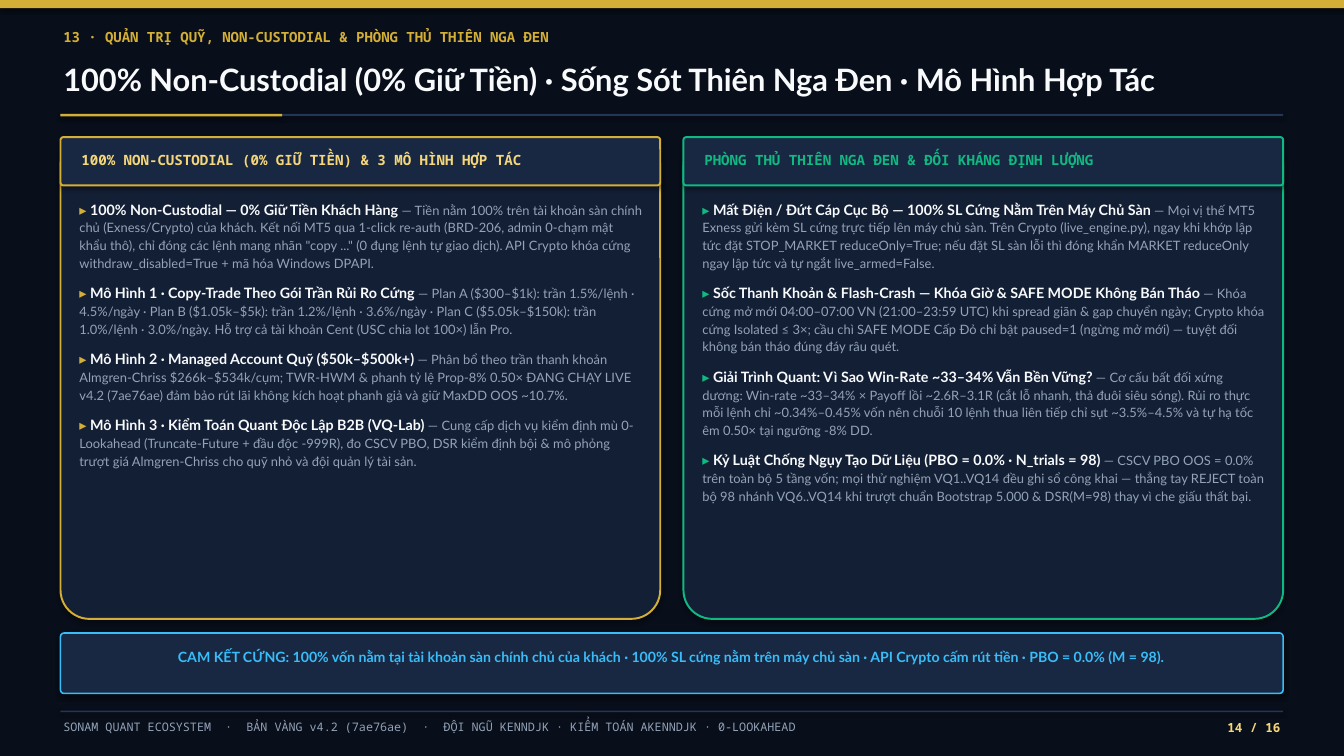
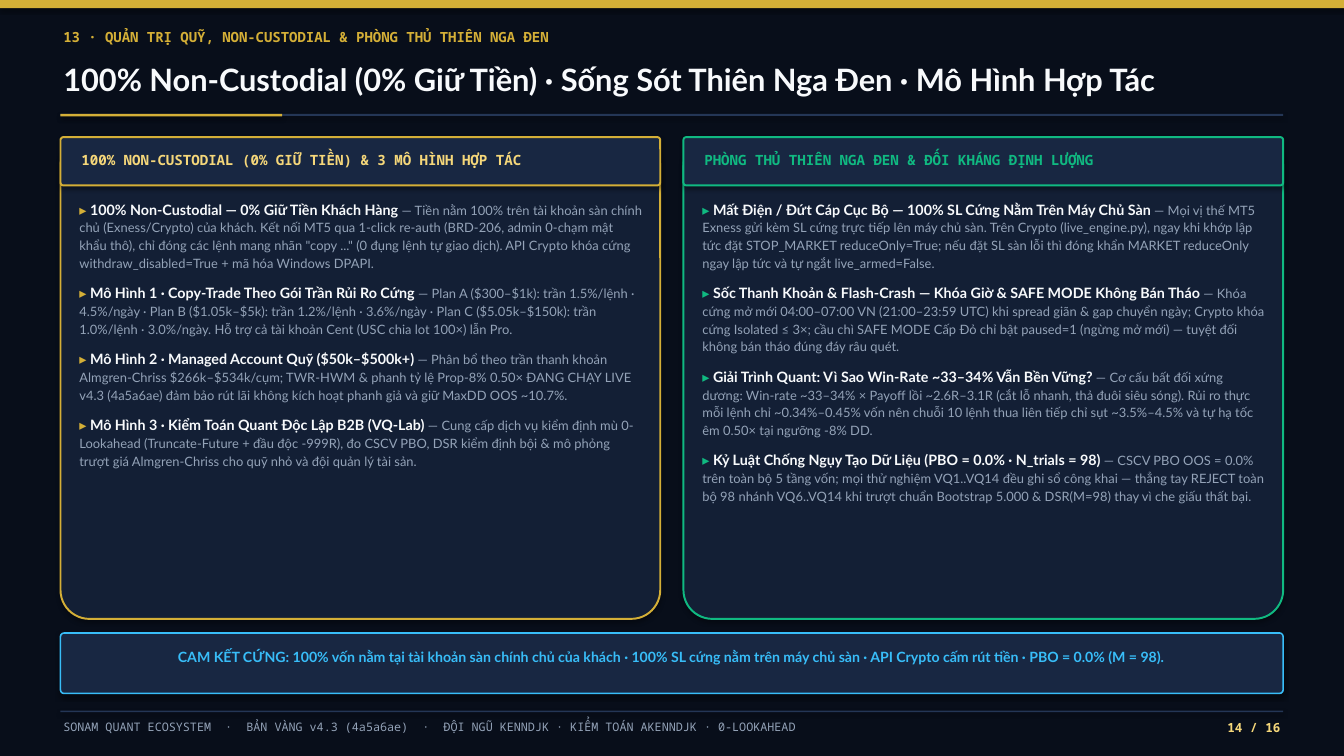
Before and after one commit to kenndjk0412-maker/sonam-quant, a slide deck: slide 14 of Sonam-Quant-Golden-Deck.pptx. Drawn at 1344x756 pixels with LibreOffice and Linux fonts; fonts in the diff are those of the drawing. Boxes give left, top, right and bottom in pixels: in the first picture for what was removed or moved away, otherwise in the second. Text is boxed around its words. In the diff, an @@ line names an element or a change of style, - is before the commit and + after.

Commit message:
Golden Edition v4.3 (4a5a6ae) — Dual-QR Live Read-Only Observer + Hardened khach_vip (0 AI jargon)

```diff
--- a/Sonam-Quant-Golden-Deck.pptx
+++ b/Sonam-Quant-Golden-Deck.pptx
@@ text at [79,352,631,402]: text changed @@
-▸ Mô Hình 2 · Managed Account Quỹ ($50k–$500k+) — Phân bổ theo trần thanh khoản Almgren-Chriss $266k–$534k/cụm; TWR-HWM & phanh tỷ lệ Prop-8% 0.50× ĐANG CHẠY LIVE v4.2 (7ae76ae) đảm bảo rút lãi không kích hoạt phanh giả và giữ MaxDD OOS ~10.7%.
+▸ Mô Hình 2 · Managed Account Quỹ ($50k–$500k+) — Phân bổ theo trần thanh khoản Almgren-Chriss $266k–$534k/cụm; TWR-HWM & phanh tỷ lệ Prop-8% 0.50× ĐANG CHẠY LIVE v4.3 (4a5a6ae) đảm bảo rút lãi không kích hoạt phanh giả và giữ MaxDD OOS ~10.7%.
@@ text at [63,720,795,733]: text changed @@
-SONAM QUANT ECOSYSTEM · BẢN VÀNG v4.2 (7ae76ae) · ĐỘI NGŨ KENNDJK · KIỂM TOÁN AKENNDJK · 0-LOOKAHEAD
+SONAM QUANT ECOSYSTEM · BẢN VÀNG v4.3 (4a5a6ae) · ĐỘI NGŨ KENNDJK · KIỂM TOÁN AKENNDJK · 0-LOOKAHEAD
```
Also in this commit, not shown: 15 other slides changed, 5 other files.
